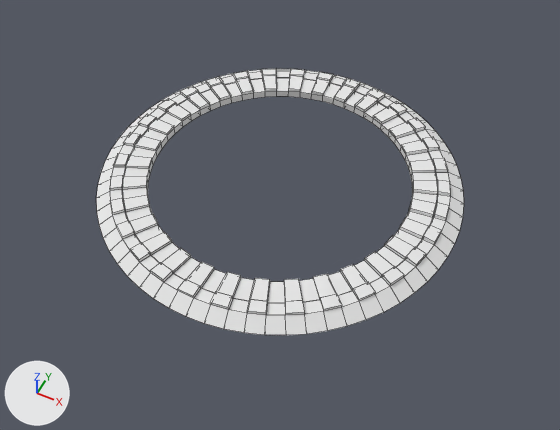
One commit to the Blender file stargate01.blend: the scene before it, then after it.
Rendered twice from a camera (50 mm lens) standing at (2.18, -4.37, 5.02) and looking at (0.14, -0.29, -0.08). The lights are fixed; the arrows at lower left show +X, +Y and +Z. Mesh edges are drawn as thin lines.

Objects in the first picture: 'StargateGate', 'StargateRing'.
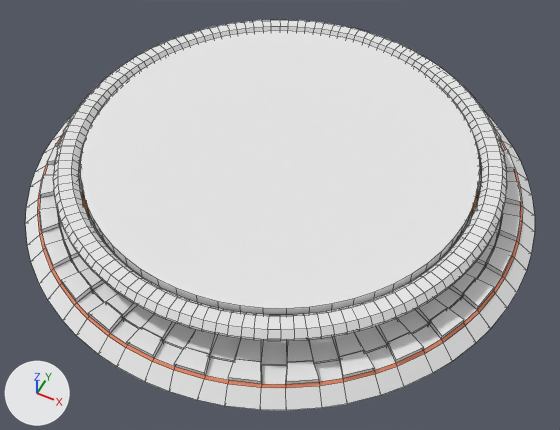
Boxes (x1, y1, x2, y2) around the edits, measured in the pictures (560 x 430 px):
'StargateRing.001', added
    after: (53, 19, 507, 341)
    faces in mat_01 (white #e7e7e7): (81, 31, 480, 315)
    faces in mat_02_glowring (white #e7e7e7): (53, 19, 507, 341)
'StargateGate', reshaped, moved, rescaled
    before: (96, 69, 464, 335)
    after: (25, 115, 535, 410)
'StargateRing', reshaped, moved, rescaled
    before: (122, 76, 438, 304)
    after: (58, 153, 502, 366)

The change, as a list of edits to the scene's bpy script:
```text
Add mat_04_orange:
    mat_04_orange = diffuse_material('04-Orange')
    mat_04_orange.base_color = (0.8, 0.258, 0.145)  # orange #e78b6a
Add mat_material:
    mat_material = diffuse_material('Material')
    mat_material.base_color = (0.8, 0.315, 0.0707)  # orange #e7984b
Add mat_02_glowring:
    mat_02_glowring = diffuse_material('02-GlowRing')
    mat_02_glowring.base_color = (0.8, 0.8, 0.8)  # white #e7e7e7
Change me_stargatering:
    used by ob_stargatering; location = (0.0, 0.0, 0.068); scale = (1.5, 1.5, 1.5)
    remove me_stargatering.from_pydata(...)  # 384 vertices, 384 faces; spans x -0.93..0.93, y -0.93..0.93, z -0.04..0.03
    add me_stargatering.from_pydata(...)  # 896 vertices, 896 faces; spans x -1.94..1.94, y -1.94..1.94, z 0.0..0.14
    me_stargatering part 1: 384 vertices removed from x -0.93..0.93, y -0.93..0.93, z -0.04..0.03; 896 vertices added at x -1.94..1.94, y -1.94..1.94, z 0.0..0.14
    add me_stargatering.materials.append(mat_material)  # orange #e7984b
Change me_staregategate:
    used by ob_stargategate; location = (0.0, 0.0, 0.068); scale = (1.5, 1.5, 1.5)
    remove me_staregategate.from_pydata(...)  # 384 vertices, 384 faces; spans x -1.09..1.09, y -1.09..1.09, z -0.05..0.04
    add me_staregategate.from_pydata(...)  # 448 vertices, 448 faces; spans x -2.24..2.24, y -2.24..2.24, z -0.03..0.14
    me_staregategate part 2: 384 vertices removed from x -1.09..1.09, y -1.09..1.09, z -0.05..0.04; 448 vertices added at x -2.24..2.24, y -2.24..2.24, z -0.03..0.14
    add me_staregategate.materials.append(mat_04_orange)  # orange #e78b6a
Add me_stargatering_001:
    me_stargatering_001.from_pydata(...)  # 1152 vertices, 1090 faces; spans x -1.92..1.92, y -1.92..1.92, z 0.33..0.45
    # faces by material slot: [66, 1024]
    me_stargatering_001.materials.append(mat_01)  # white #e7e7e7
    me_stargatering_001.materials.append(mat_02_glowring)  # white #e7e7e7
Change ob_stargatering:
    ob_stargatering.scale: (1.5, 1.5, 1.5) -> (1.0, 1.0, 1.0)
    ob_stargatering.location: (0.0, 0.0, 0.068) -> (0.0, 0.0, 0.0)
Change ob_stargategate:
    ob_stargategate.scale: (1.5, 1.5, 1.5) -> (1.0, 1.0, 1.0)
    ob_stargategate.location: (0.0, 0.0, 0.068) -> (0.0, 0.0, 0.0)
Add ob_stargatering_001:
    ob_stargatering_001 = bpy.data.objects.new('StargateRing.001', me_stargatering_001)
    ob_stargatering_001.location = (0.0, 0.0, 0.0)
```
